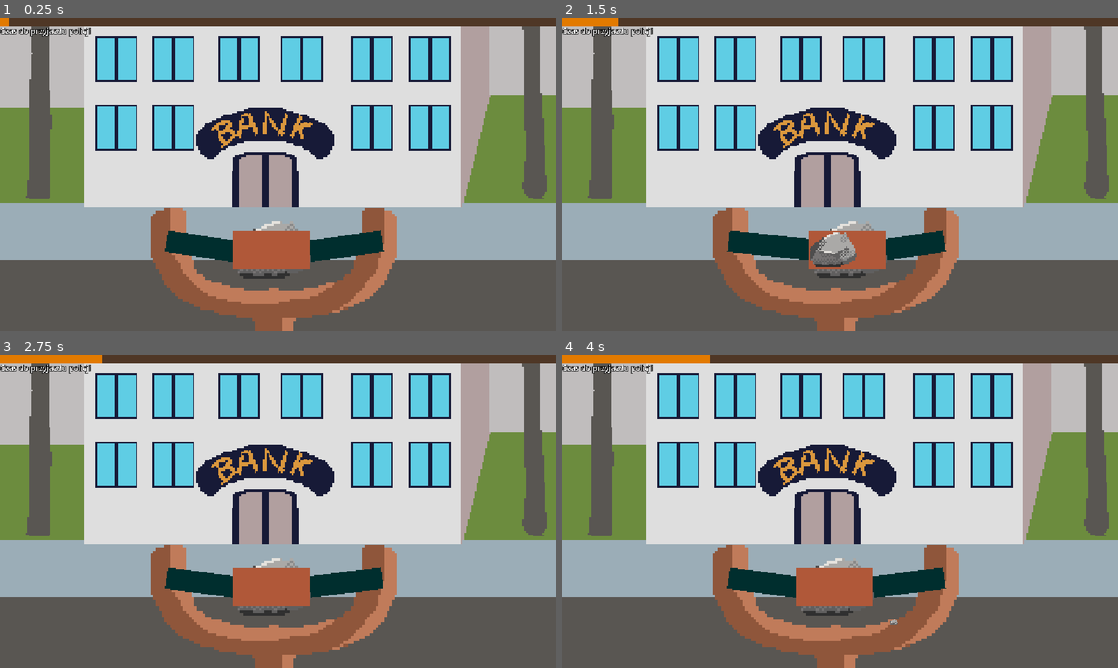
Above: before the commit, frames 1-4 (two rows, left to right).
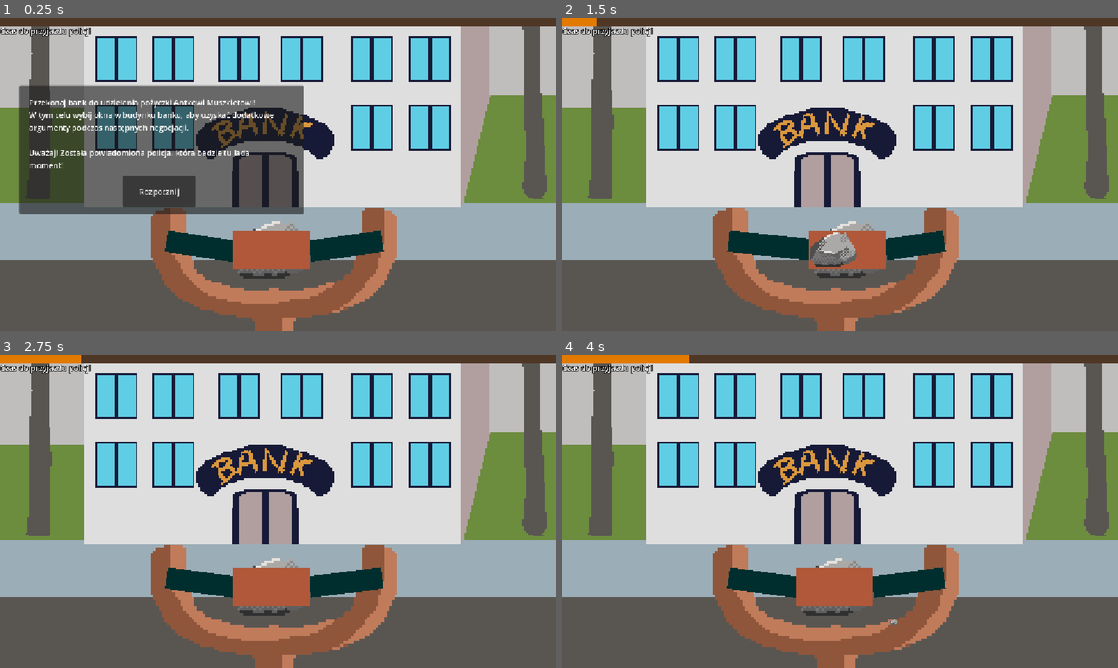
Above: after the commit, the same moments.

Repository: forklovee/SteelworksGameJam5
Game: Godot game, scene res://Ty/minigames/bank_smash/bank_smash_minigame.tscn
Same seed, same stepped clock (60 frames per second), same inputs: the game is played once before the commit and once after it. This scene is started directly instead of the project's main scene.
Inputs (mouse positions are in pixels of both pictures, inside the frame that each line leads up to):
- Up to frame 1 (0.25 s): no input
- Up to frame 2 (1.5 s): click (723, 190) at 0.5 s, where only the run after the commit has a clickable "Rozpocznij"; move the mouse to (834, 249) at 1.27 s; hold D from 1.28 s (still down); click (834, 249) at 1.35 s
- Up to frame 3 (2.75 s): move the mouse to (166, 527) at 2.02 s; release D at 2.03 s; hold A from 2.03 s (still down); tap 1 at 2.1 s
- Up to frame 4 (4 s): move the mouse to (895, 442) at 2.77 s; release A at 2.78 s; hold 2 2.78-3.53 s; hold D from 2.78 s (still down); move the mouse to (812, 574) at 3.52 s; tap 5 at 3.6 s; click (812, 574) at 3.67 s

The runs differ from the first frame. In frame 1, 18% of the frame differs, in the area x 0-55%, y 0-63%; in frame 2, 0.1%; in frame 3, 0.1%; in frame 4, 0.1%.

Commit message:
Add bank tutorial

Diff:
--- a/Ty/minigames/bank_smash/bank_smash_minigame.gd
+++ b/Ty/minigames/bank_smash/bank_smash_minigame.gd
@@ -1,5 +1,6 @@
 extends MiniGame
 
+@onready var tutorial := $Tutorial
 @onready var windows_container := $Windows
 @onready var minigame_finishes_screen: MinigameFinishedScreen = $MinigameFinishedScreen
 @onready var timer_progressbar: ProgressBar = $ProgressBar
@@ -13,9 +14,16 @@
 	super()
 	minigame_finishes_screen.try_again_requested.connect(start)
 	minigame_finishes_screen.continue_requested.connect(finish)
+	timer_progressbar.value = 0
+	tutorial.show()
 
 func start():
 	super()
+	if tutorial.visible:
+		return
+	_begin()
+
+func _begin():
 	timer_progressbar.value = 0
 	successes = 0
 	total_windows = windows_container.get_child_count()
@@ -25,6 +33,7 @@
 		if !window.broken.is_connected(_on_window_broken):
 			window.broken.connect(_on_window_broken)
 	_start_timer()
+
 
 
 func _start_timer():
@@ -48,3 +57,8 @@
 func _on_game_timer_timeout() -> void:
 	_stop_timer()
 	minigame_finishes_screen.setup(0.0)
+
+
+func _on_tutorial_close_button_pressed() -> void:
+	tutorial.hide()
+	_begin()
--- a/Ty/minigames/bank_smash/bank_smash_minigame.tscn
+++ b/Ty/minigames/bank_smash/bank_smash_minigame.tscn
@@ -133,6 +133,41 @@
 theme_override_constants/outline_size = 5
 text = "Czas do przyjazdu policji"
 
+[node name="Tutorial" type="Control" parent="." unique_id=388225467]
+layout_mode = 3
+anchors_preset = 15
+anchor_right = 1.0
+anchor_bottom = 1.0
+grow_horizontal = 2
+grow_vertical = 2
+
+[node name="Panel" type="Panel" parent="Tutorial" unique_id=1462769376]
+layout_mode = 0
+offset_left = 40.0
+offset_top = 140.0
+offset_right = 630.0
+offset_bottom = 406.0
+
+[node name="Label" type="Label" parent="Tutorial" unique_id=2096480245]
+layout_mode = 0
+offset_left = 60.0
+offset_top = 163.0
+offset_right = 578.0
+offset_bottom = 331.0
+text = "Przekonaj bank do udzielenia pożyczki Antkowi Muszkietowi!
+W tym celu wybij okna w budynku banku, aby uzyskać dodatkowe argumenty podczas następnych negocjacji.
+
+Uważaj! Została powiadomiona policja, która będzie tu lada moment!"
+autowrap_mode = 2
+
+[node name="Button" type="Button" parent="Tutorial" unique_id=1178518654]
+layout_mode = 0
+offset_left = 254.0
+offset_top = 327.0
+offset_right = 405.0
+offset_bottom = 391.0
+text = "Rozpocznij"
+
 [node name="MinigameFinishedScreen" parent="." unique_id=495293115 instance=ExtResource("6_htmp6")]
 visible = false
 
@@ -143,6 +178,7 @@
 wait_time = 15.0
 
 [connection signal="input_event" from="Proca" to="Proca" method="_on_input_event"]
+[connection signal="pressed" from="Tutorial/Button" to="." method="_on_tutorial_close_button_pressed"]
 [connection signal="timeout" from="GameTimer" to="." method="_on_game_timer_timeout"]
 
 [editable path="MinigameFinishedScreen"]
